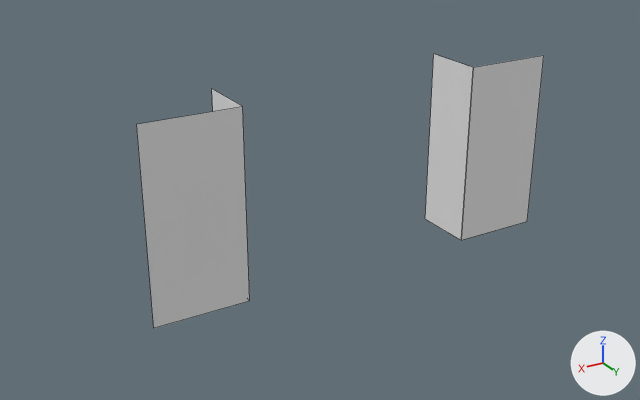
What one commit did to the FBX model Assets/Models/Walls.fbx.
One viewpoint serves both versions: a camera (50 mm lens) standing at (14.07, 22.32, 10.13) and looking at (1.12, 0.75, -0.66). Arrows for +X, +Y and +Z are at lower right; the lights stay in place. Mesh edges are drawn as thin lines. Where no turn or scale is listed for an object, it has been applied to the vertices.

Objects in the first picture: 'Side walls'.
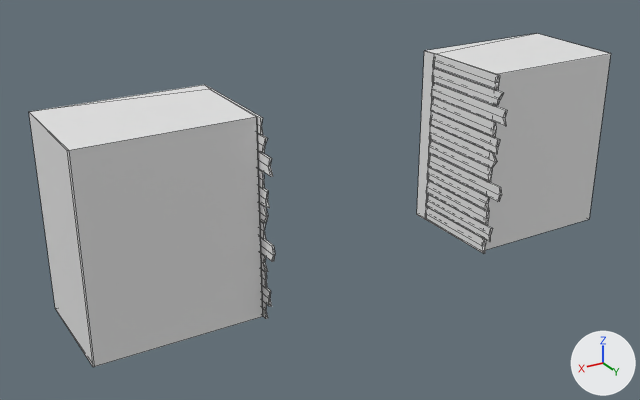
What changed in the scene script:
```text
Change me_side_walls_001:
    used by ob_side_walls; location = (0.0, 0.0, 0.0)
    remove me_side_walls_001.from_pydata(...)  # 16 vertices, 6 faces; spans x -7.0..7.0, y -0.5..1.5, z -3.0..3.0
    add me_side_walls_001.from_pydata(...)  # 32 vertices, 36 faces; spans x -9.07..9.07, y -1.0..2.5, z -3.0..3.0
    me_side_walls_001 part 1
    12 vertices are removed from x -7.0..7.0, y 1.48..1.5, z -3.0..3.0
    6 faces are deleted
    16 vertices are added at x -9.07..9.07, y -1.0..2.5, z -3.0..3.0
    12 new vertices lie (0.0, 0.0, 6.0) away from vertices in x -9.07..9.07, y -1.0..2.5, z -3.0
    36 new faces join them
Add me_side_walls_003:
    me_side_walls_003.from_pydata(...)  # 288 vertices, 288 faces; spans x -4.07..4.07, y -0.5..3.19, z -3.0..3.0
    me_side_walls_003.materials.append(mat_color_palette)  # white #e7e7e7
Add ob_side_walls___decorator_1:
    ob_side_walls___decorator_1 = bpy.data.objects.new('Side walls - Decorator 1', me_side_walls_003)
    ob_side_walls___decorator_1.location = (0.0, 0.0, 0.0)
```

Location of each change, (x1, y1, x2, y2) in pixels of the pictures (640 x 400 px):
'Side walls', reshaped (43% wider, 21% taller): before (137, 54, 544, 328); after (29, 34, 611, 367)
'Side walls - Decorator 1', added: after (210, 54, 507, 319)
